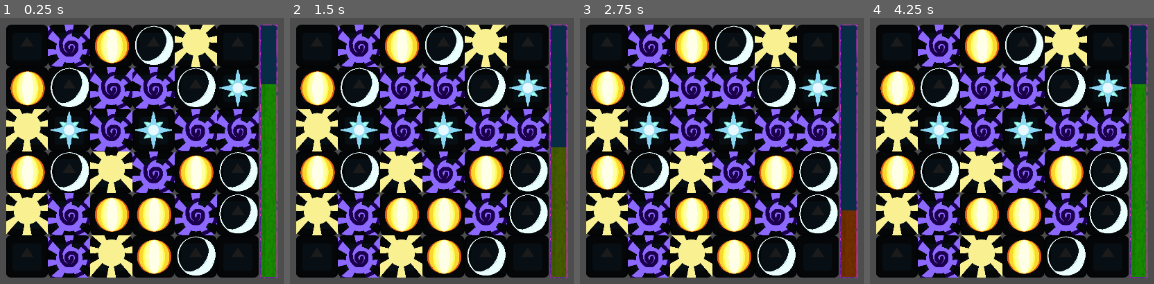
Above: before the commit, frames 1-4 (left to right).
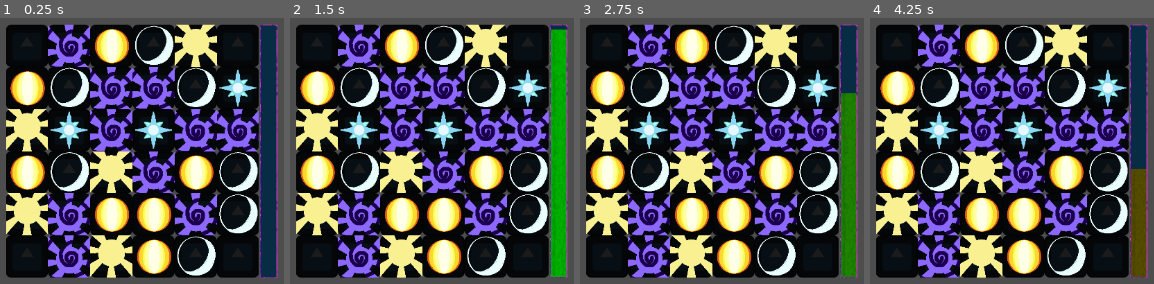
Above: after the commit, the same moments.

Repository: c0vvb0yy/match3
Game: Godot game, scene res://Entities/Game.tscn
Same seed, same stepped clock (60 frames per second), same inputs: the game is played once before the commit and once after it. The engine's default icon, where the game draws it, is replaced by a stand-in: a white triangle on a blue panel in a dark square.
Inputs (mouse positions are in pixels of both pictures, inside the frame that each line leads up to):
- Up to frame 1 (0.25 s): no input
- Up to frame 2 (1.5 s): move the mouse to (outside the picture) at 0.52 s; click (outside the picture) at 0.6 s; move the mouse to (341, 201) at 1.27 s; click (341, 201) at 1.35 s
- Up to frame 3 (2.75 s): move the mouse to (outside the picture) at 2.02 s; click (outside the picture) at 2.1 s
- Up to frame 4 (4.25 s): move the mouse to (1040, 268) at 2.77 s; click (1040, 268) at 2.85 s; move the mouse to (outside the picture) at 3.52 s; click (outside the picture) at 3.6 s

The runs differ from the first frame. In frame 1, 4.1% of the frame differs, in the area x 91-98%, y 24-98%; in frame 2, 5.3%, in the area x 91-98%, y 4-98%; in frame 3, 3.9%; in frame 4, 4.1%.

Commit message:
Basic game loop DONE

Diff:
--- a/godot4version/Entities/Game.tscn
+++ b/godot4version/Entities/Game.tscn
@@ -2,7 +2,7 @@
 
 [ext_resource type="PackedScene" uid="uid://c4mojhf1p7wdp" path="res://Entities/Grid/grid.tscn" id="1_mhfrp"]
 
-[node name="Control" type="Control"]
+[node name="Game" type="Control"]
 layout_mode = 3
 anchors_preset = 15
 anchor_right = 1.0
--- a/godot4version/Entities/Grid/TurnTimer.gd
+++ b/godot4version/Entities/Grid/TurnTimer.gd
@@ -1,7 +1,7 @@
 extends TextureProgressBar
 
 @onready
-var timer = $Timer
+var timer = $"../../RoundTimer"
 
 var round_time
 
--- a/godot4version/Entities/Grid/grid.gd
+++ b/godot4version/Entities/Grid/grid.gd
@@ -17,6 +17,8 @@
 var empty_spaces : Array[Vector2]
 @export
 var cell_size := 128
+@export
+var piece_y_offset := 5
 
 var all_pieces : Array
 var possible_pieces = [
@@ -32,16 +34,16 @@
 var end_piece_move := Vector2.ZERO
 var is_controlling_piece
 
+var combo : int = 0
+
+@onready
+var round_timer = $RoundTimer
+
 func _ready():
 	state = grid_states.move
 	all_pieces = Util.make_2d_array(dimension.x, dimension.y)
 	empty_spaces = Util.wrap_coordinates_around_grid(empty_spaces, dimension)
 	fill_grid()
-
-func _process(_delta):
-	if(state == grid_states.move):
-		check_for_input()
-	pass
 
 func fill_grid():
 	for x in dimension.x:
@@ -60,12 +62,20 @@
 	var rand = randi_range(0, possible_pieces.size()-1)
 	return possible_pieces[rand].instantiate()
 
+func _process(_delta):
+	if(state == grid_states.move):
+		check_for_input()
+	pass
+
+func start_new_turn():
+	round_timer.start()
+
 func check_for_input():
 	var grid_coord = Util.pixel_to_grid(self.position, cell_size, get_global_mouse_position())
-
 	if Util.is_in_grid(grid_coord, dimension.x, dimension.y):
 		if(Input.is_action_just_pressed("mouse_click")):
-			start_new_turn()
+			if(round_timer.is_stopped()):
+				start_new_turn()
 			start_piece_move = grid_coord
 		if(Input.is_action_just_released("mouse_click")):
 			end_piece_move = Util.pixel_to_grid(self.position, cell_size, get_global_mouse_position())
@@ -97,6 +107,7 @@
 			1: #horizontal match
 				for i in range(x, x-amount, -1):
 					Util.match_and_dim(all_pieces[i][y])
+	return matches.size() > 0
 
 func find_matches():
 	var last_color = null
@@ -104,31 +115,33 @@
 	matches.clear()
 	for x in dimension.x:
 		for y in dimension.y:
-			var current_color : Util.COLOR
+			var current_color = null
 			if(Util.is_piece_existing(all_pieces, x, y)):
 				current_color = all_pieces[x][y].color
-				if current_color == last_color and current_color != null:
-					matched += 1
-				else:
-					store_match(x, y-1, matched, direction.vertical, last_color)
-					matched = 1
-				last_color = current_color
-
-		store_match(x, dimension.y-1, matched, direction.vertical, last_color)
+			if current_color == last_color and current_color != null:
+				matched += 1
+			else:
+				store_match(x, y-1, matched, direction.vertical, last_color)
+				matched = 1
+			last_color = current_color
+
+		if Util.is_piece_existing(all_pieces, x, dimension.y-1):
+			store_match(x, dimension.y-1, matched, direction.vertical, last_color)
 		matched = 1
 		last_color = null
 	for y in dimension.y:
 		for x in dimension.x:
-			var current_color : Util.COLOR
+			var current_color = null
 			if(Util.is_piece_existing(all_pieces, x, y)):
 				current_color = all_pieces[x][y].color
-				if current_color == last_color and current_color != null:
-					matched += 1
-				else:
-					store_match(x-1, y, matched, direction.horizontal, last_color)
-					matched = 1
-				last_color = current_color
-		store_match(dimension.x-1, y, matched, direction.horizontal, last_color)
+			if current_color == last_color and current_color != null:
+				matched += 1
+			else:
+				store_match(x-1, y, matched, direction.horizontal, last_color)
+				matched = 1
+			last_color = current_color
+		if Util.is_piece_existing(all_pieces, dimension.x-1, y):
+			store_match(dimension.x-1, y, matched, direction.horizontal, last_color)
 		matched = 1
 		last_color = null
 
@@ -138,6 +151,7 @@
 	if amount < 3:
 		return
 	matches.append([x,y, dir, amount, color])
+	print(matches)
 
 func break_matches():
 	for x in dimension.x:
@@ -146,7 +160,81 @@
 				if(all_pieces[x][y].matched and !Util.is_match_at(dimension, all_pieces, x,y)):
 					Util.unmatch(all_pieces[x][y])
 
-
-
-func start_new_turn():
-	pass
+#ROUND timer
+func _on_timer_timeout():
+	round_timer.stop()
+	state = grid_states.wait
+	end_round()
+	pass # Replace with function body.
+
+func score_round():
+	if(matches.size() > 0 and matches[matches.size()-1] != null):
+		for current_match in matches:
+			if current_match == null:
+				continue
+			combo += 1
+			var amount = current_match[3]
+			var x = current_match[0]
+			var y = current_match[1]
+			var score_amount = amount * 11
+			score_amount += (score_amount/4) * combo
+			match current_match[2]:
+				#TODO: combo label creation + position setting
+				0: #vertical match
+					for i in range(y, y-amount, -1):
+						if all_pieces[x][i] != null:
+						#all_pieces[x][i].dim(0)
+							all_pieces[x][i].queue_free()
+							all_pieces[x][i] = null
+				1: #horizontal match
+					for i in range(x, x-amount, -1):
+						#all_pieces[i][y].dim(0)
+						if all_pieces[i][y] != null:
+							all_pieces[i][y].queue_free()
+							all_pieces[i][y] = null
+			#TODO: score signal, 'collect' amount of same colored pieces in inventory
+			current_match = null
+			await get_tree().create_timer(0.5).timeout
+	return true
+
+func end_round():
+	await get_tree().create_timer(0.3).timeout
+	await score_round()
+	await get_tree().create_timer(0.1).timeout
+	make_current_pieces_fall()
+	await get_tree().create_timer(0.5).timeout
+	refill_columns()
+
+func make_current_pieces_fall():
+	for x in dimension.x:
+		for y in dimension.y:
+			if(all_pieces[x][y] == null
+			and !Util.is_restricted_in_placement(Vector2(x,y), empty_spaces)):
+				for i in range(y - 1, -1, -1):
+					if all_pieces[x][i] == null:
+						break
+					all_pieces[x][i].fall(Util.grid_to_pixel(cell_size,Vector2(x,y)))
+					all_pieces[x][y] = all_pieces[x][i]
+					all_pieces[x][i] = null
+					make_current_pieces_fall()
+					break
+
+func refill_columns():
+	for x in dimension.x:
+		for y in dimension.y:
+			if(all_pieces[x][y] == null
+			and !Util.is_restricted_in_placement(Vector2(x,y), empty_spaces)):
+				var piece = instance_random_piece()
+				add_child(piece)
+				piece.position = Util.grid_to_pixel(cell_size, Vector2(x, y - piece_y_offset))
+				piece.fall(Util.grid_to_pixel(cell_size, Vector2(x, y)))
+				all_pieces[x][y] = piece
+	after_refill()
+
+func after_refill():
+	if (match_pieces()):
+		await get_tree().create_timer(0.3).timeout
+		end_round()
+	else:
+		#TODO: score verarbeitung/Enemy damage
+		state = grid_states.move
--- a/godot4version/Entities/Grid/grid.tscn
+++ b/godot4version/Entities/Grid/grid.tscn
@@ -41,5 +41,7 @@
 texture_progress = ExtResource("6_vkkmx")
 script = ExtResource("7_hlyqq")
 
-[node name="Timer" type="Timer" parent="HBoxContainer/TextureProgressBar"]
-autostart = true
+[node name="RoundTimer" type="Timer" parent="."]
+wait_time = 5.0
+
+[connection signal="timeout" from="RoundTimer" to="." method="_on_timer_timeout"]
--- a/godot4version/Entities/Pieces/Piece.gd
+++ b/godot4version/Entities/Pieces/Piece.gd
@@ -15,3 +15,7 @@
 
 func dim(alpha:= 0.5): #shows pieces being matched
 	sprite.modulate = Color(1,1,1, alpha);
+
+func fall(target_cell:Vector2):
+	var tween = create_tween()
+	tween.tween_property(self, "position", target_cell, .3).set_ease(Tween.EASE_OUT).set_trans(Tween.TRANS_BOUNCE)
--- /dev/null
+++ b/godot4version/Scripts/Autoloads/GameManager.gd
@@ -0,0 +1,4 @@
+extends Node
+
+@onready
+var grid = $"/root/Game/Grid"
--- a/godot4version/project.godot
+++ b/godot4version/project.godot
@@ -15,6 +15,10 @@
 config/features=PackedStringArray("4.2", "GL Compatibility")
 config/icon="res://icon.svg"
 
+[autoload]
+
+GameManager="*res://Scripts/Autoloads/GameManager.gd"
+
 [input]
 
 mouse_click={
Renamed: godot4version/Util.gd -> godot4version/Scripts/Util.gd
